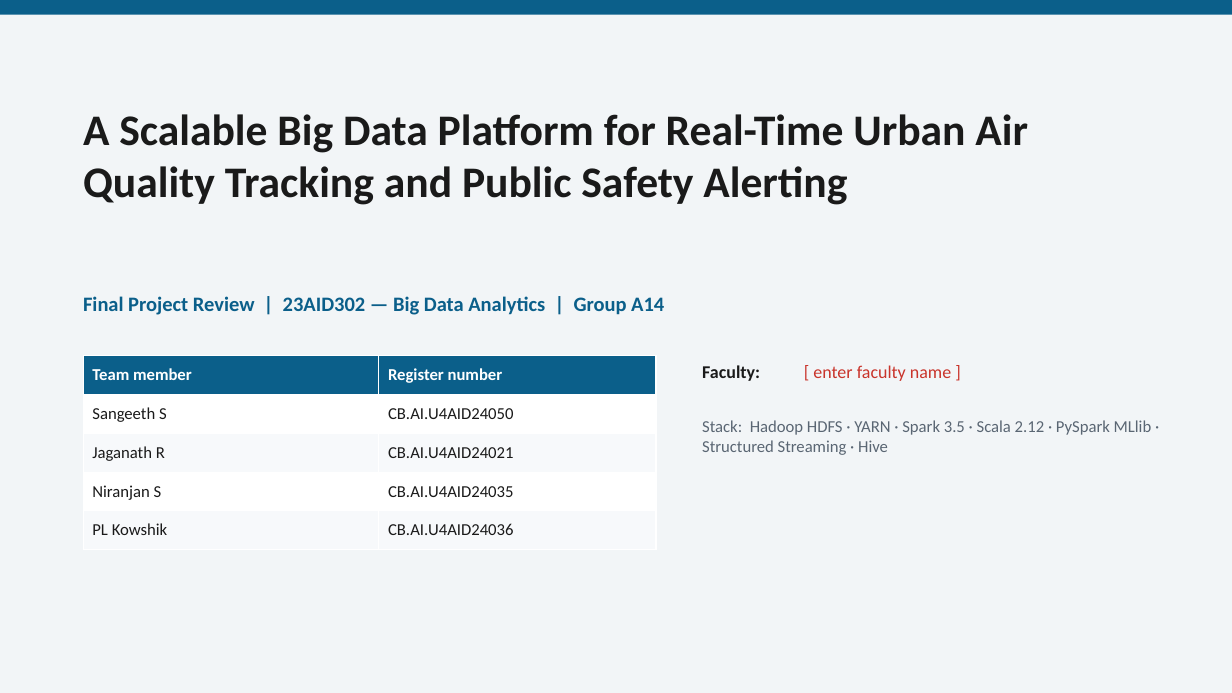
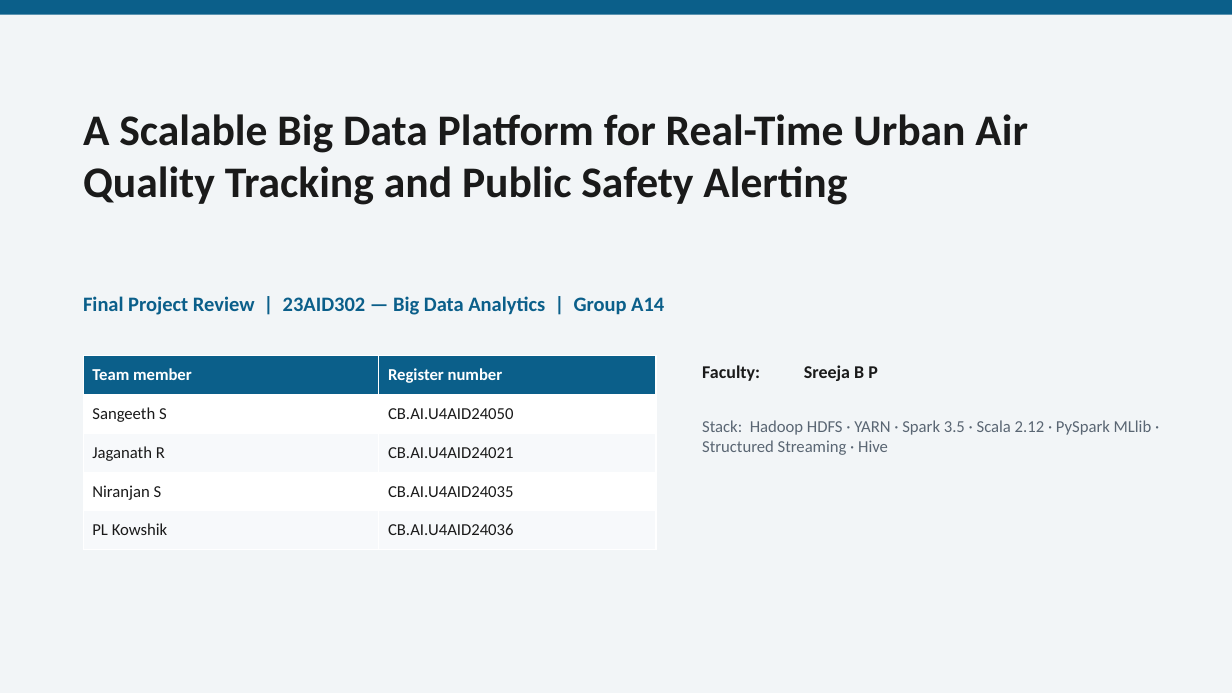
Before and after one commit to jaganath010/A-Scalable-Big-Data-Platform-for-Real-Time-Urban-Air-Quality-Tracking-and-Public-Safety-Alerting, a slide deck: slide 1 of presentation/Final_Project_Presentation.pptx. Drawn at 1232x693 pixels with LibreOffice and Linux fonts; fonts in the diff are those of the drawing. Boxes give left, top, right and bottom in pixels: in the first picture for what was removed or moved away, otherwise in the second. Text is boxed around its words. In the diff, an @@ line names an element or a change of style, - is before the commit and + after.

```diff
--- a/presentation/Final_Project_Presentation.pptx
+++ b/presentation/Final_Project_Presentation.pptx
@@ text at box(804, 365, 878, 381): text changed; text colour #C9342B to #1A1A1A; bold on @@
-[ enter faculty name ]
+Sreeja B P
```
Also in this commit, not shown: 4 other files.
